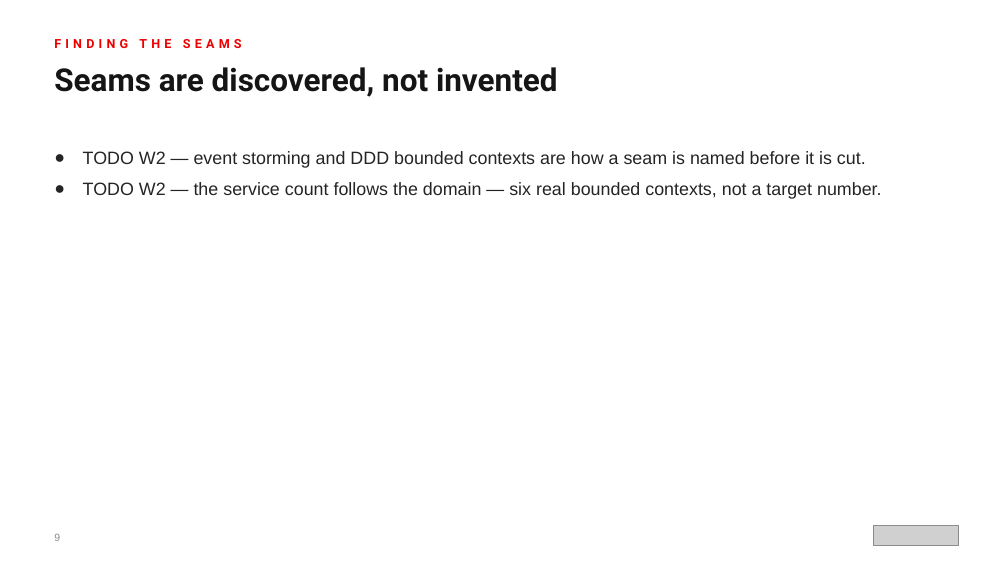
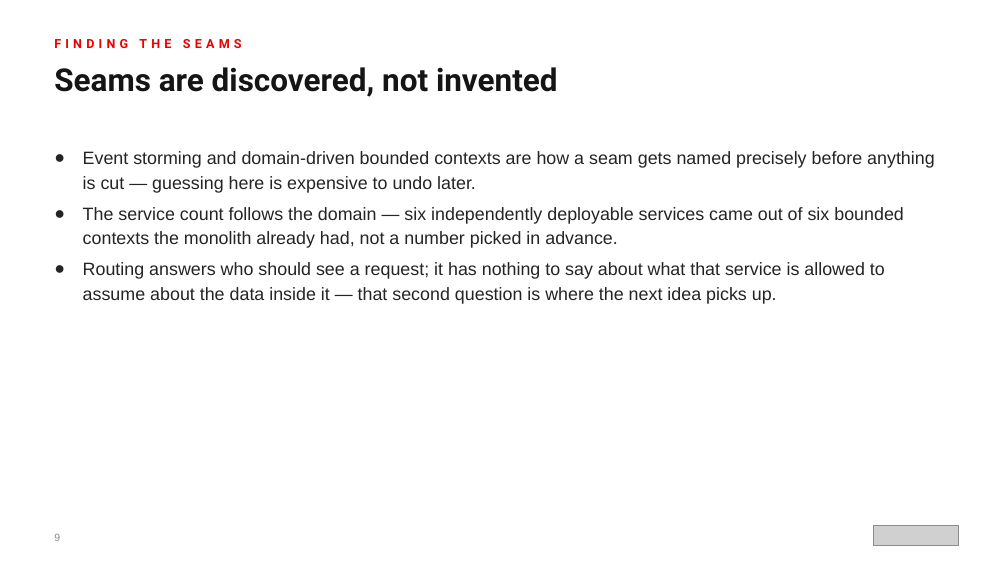
Before and after one commit to patterncatalyst/modernizing-enterprise-applications-python, a slide deck: slide 9 of presentation/modernizing-101/Modernizing_101-r1.0.pptx. Drawn at 1008x567 pixels with LibreOffice and Linux fonts; fonts in the diff are those of the drawing; grey boxes stand for pictures. Boxes give left, top, right and bottom in pixels: in the first picture for what was removed or moved away, otherwise in the second. Text is boxed around its words. In the diff, an @@ line names an element or a change of style, - is before the commit and + after.

```diff
--- a/presentation/modernizing-101/Modernizing_101-r1.0.pptx
+++ b/presentation/modernizing-101/Modernizing_101-r1.0.pptx
@@ text at [83,151,935,304]: text changed @@
-● TODO W2 — event storming and DDD bounded contexts are how a seam is named before it is cut.
-● TODO W2 — the service count follows the domain — six real bounded contexts, not a target number.
+● Event storming and domain-driven bounded contexts are how a seam gets named precisely before anything is cut — guessing here is expensive to undo later.
+● The service count follows the domain — six independently deployable services came out of six bounded contexts the monolith already had, not a number picked in advance.
+● Routing answers who should see a request; it has nothing to say about what that service is allowed to assume about the data inside it — that second question is where the next idea picks up.
```
Also in this commit, not shown: 18 other slides changed, 1 other file.
